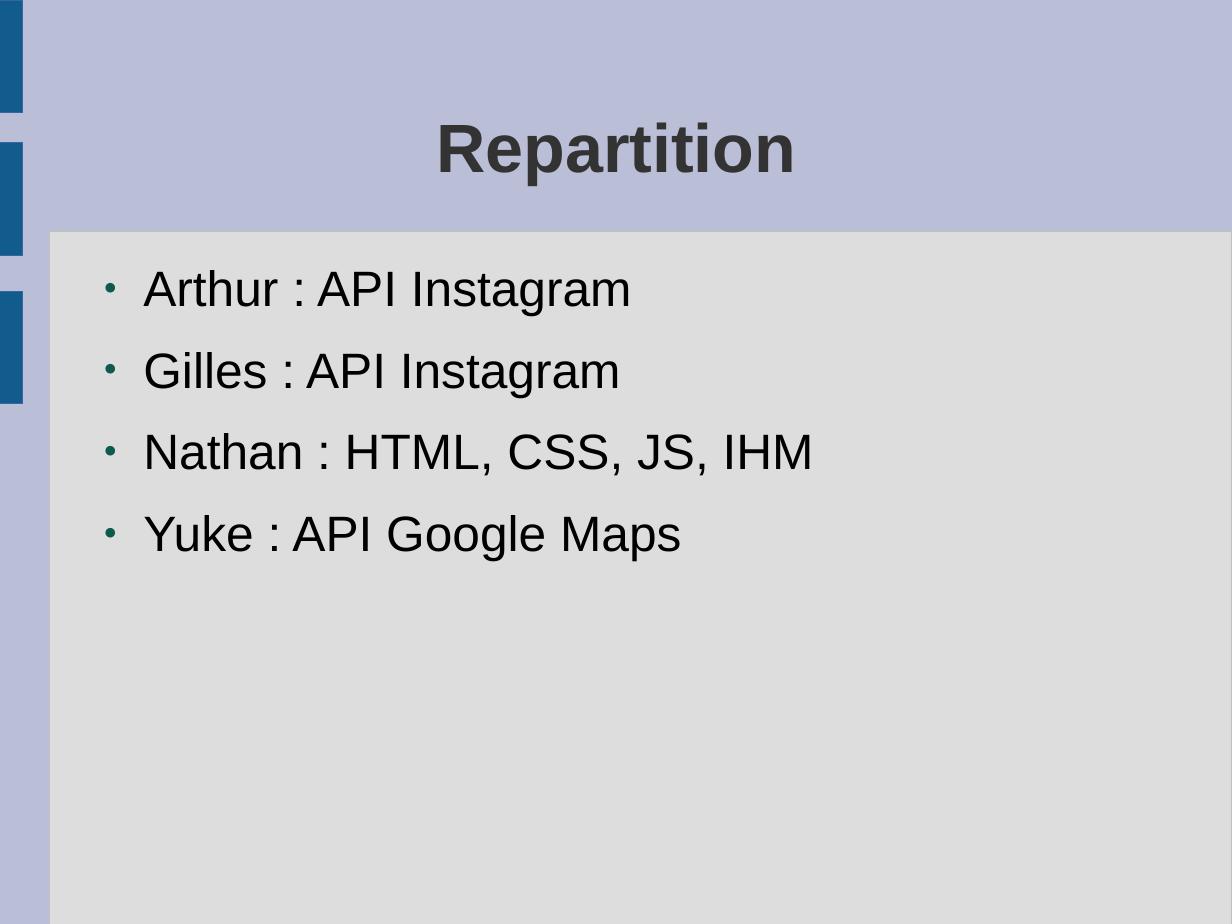
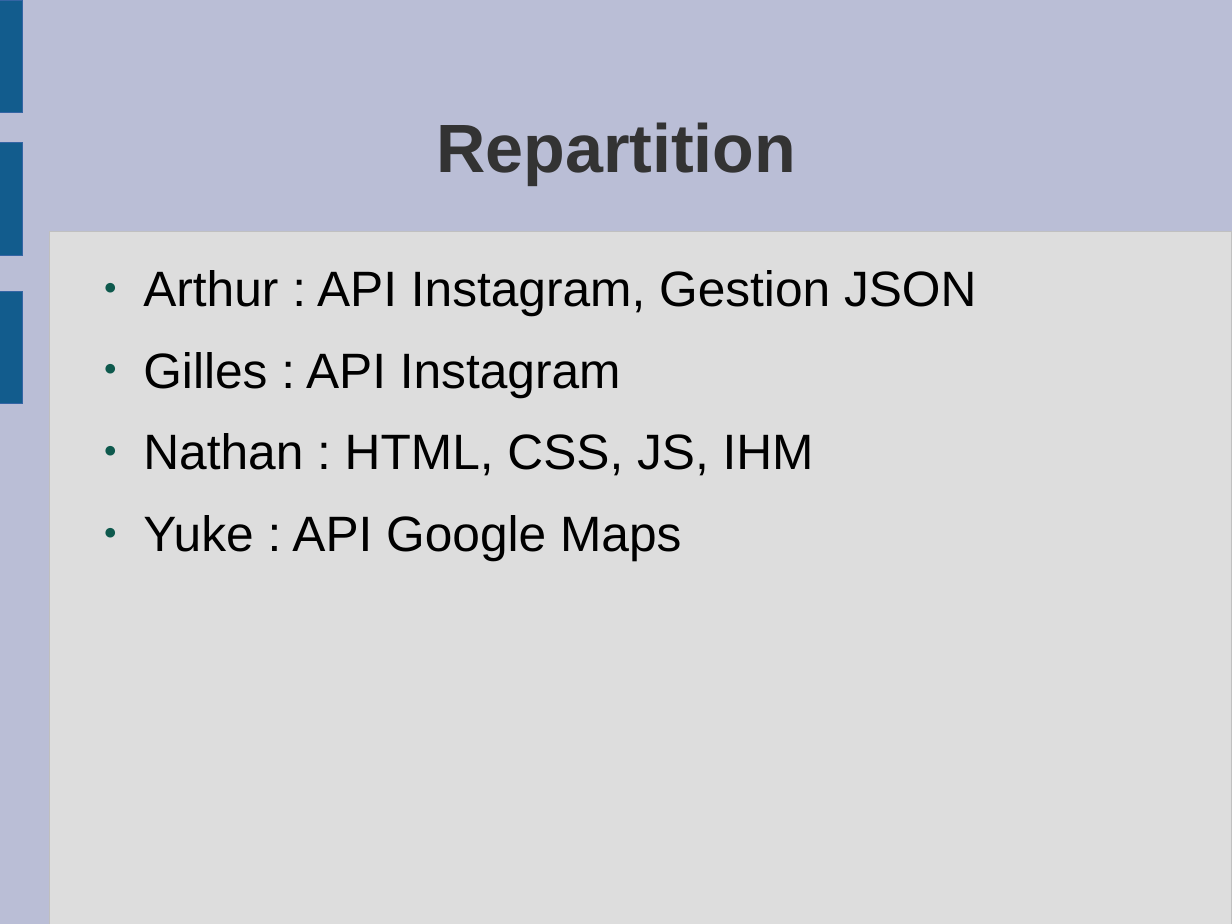
Before and after one commit to NOualet/ArchiWeb_GroupC, a slide deck: slide 5 of Doc/presentationOral.odp. Drawn at 1232x924 pixels with LibreOffice and Linux fonts; fonts in the diff are those of the drawing. Boxes give left, top, right and bottom in pixels: in the first picture for what was removed or moved away, otherwise in the second. Text is boxed around its words. In the diff, an @@ line names an element or a change of style, - is before the commit and + after.

```diff
--- a/Doc/presentationOral.odp
+++ b/Doc/presentationOral.odp
@@ text at (x1=143, y1=270, x2=976, y2=316): text changed @@
-● Arthur : API Instagram
+● Arthur : API Instagram, Gestion JSON
```
Also in this commit, not shown: 1 other file.
